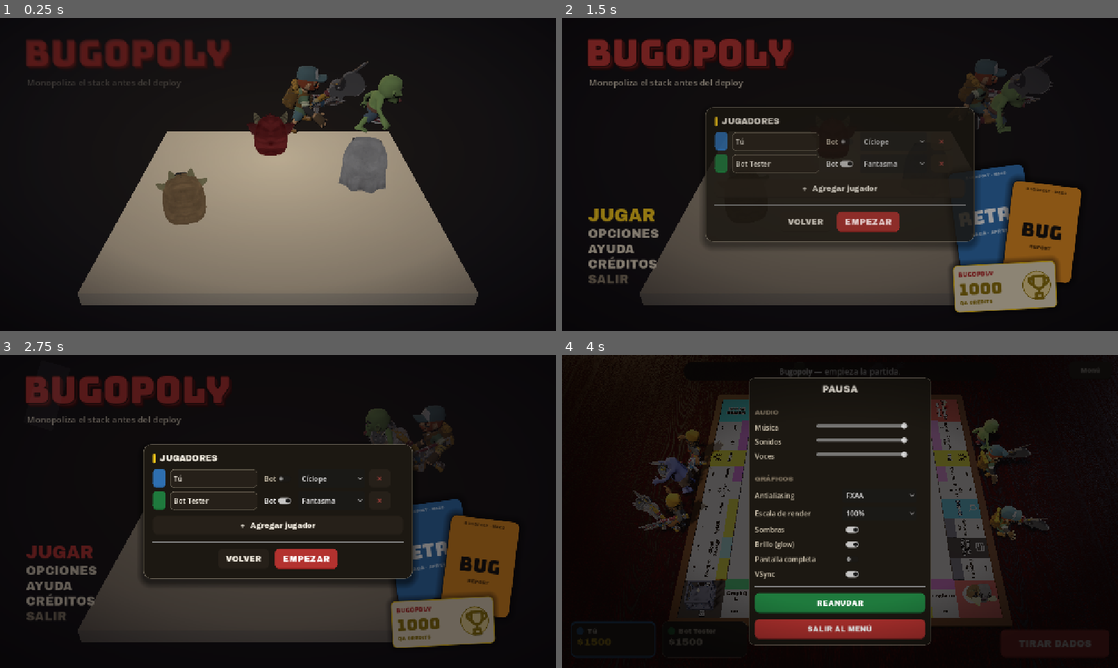
Above: before the commit, frames 1-4 (two rows, left to right).
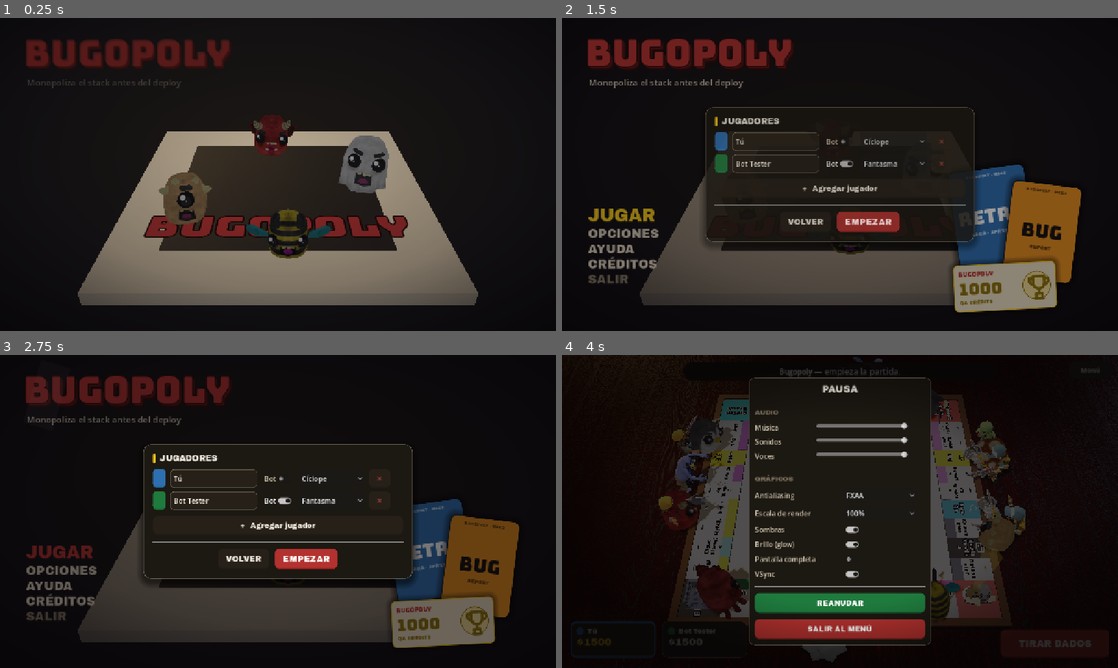
Above: after the commit, the same moments.

Repository: DiegoFernandoLojanTenesaca/BugOpoly
Game: Godot game, scene res://src/world/start_screen.tscn
Same seed, same stepped clock (60 frames per second), same inputs: the game is played once before the commit and once after it.
Inputs (mouse positions are in pixels of both pictures, inside the frame that each line leads up to):
- Up to frame 1 (0.25 s): no input
- Up to frame 2 (1.5 s): move the mouse to (962, 158) at 0.52 s; click (962, 158) at 0.67 s; click "JUGAR" at 1.25 s
- Up to frame 3 (2.75 s): click "JUGAR" at 2 s
- Up to frame 4 (4 s): click "EMPEZAR" at 2.75 s; click "Menú" at 3.5 s

The runs differ from the first frame. In frame 1, 14% of the frame differs, in the area x 25-74%, y 13-77%; in frame 2, 2.5%; in frame 3, 1.8%; in frame 4, 6.2%.

Commit message:
Lote de mejoras: monstruos bailando alrededor del tablero, haz de luz en ficha activa, nombres de casilla más legibles, órbita lenta de cámara, vítor al comprar; menú: monstruos bailan y miran a cámara, plataforma con centro+logo, sin corredores raros; cartas: icono del kit + animación sale-del-mazo; espectadores mirando bien al tablero

Diff:
--- a/src/presentation/board_view.gd
+++ b/src/presentation/board_view.gd
@@ -25,6 +25,7 @@
 var _tokens: Array = []
 var _owner_bars: Dictionary = {}
 var _ring: MeshInstance3D
+var _beam: MeshInstance3D
 var _radar: Node3D
 var _beacon: MeshInstance3D
 var _beacon_t := 0.0
@@ -101,6 +102,7 @@
 
 	_build_frame()
 	_build_decks()
+	_build_monster_crowd()
 
 	for p in state.players:
 		var tok := _make_token(p)
@@ -116,6 +118,26 @@
 	_ring.material_override = _emissive(Color(1.0, 0.9, 0.45))
 	_ring.visible = false
 	add_child(_ring)
+
+	# haz de luz vertical sobre la ficha del turno
+	_beam = MeshInstance3D.new()
+	var beam_mesh := CylinderMesh.new()
+	beam_mesh.top_radius = 0.62
+	beam_mesh.bottom_radius = 0.08
+	beam_mesh.height = 5.2
+	_beam.mesh = beam_mesh
+	var bmat := StandardMaterial3D.new()
+	bmat.albedo_color = Color(1.0, 0.86, 0.34, 0.16)
+	bmat.emission_enabled = true
+	bmat.emission = Color(1.0, 0.82, 0.34)
+	bmat.emission_energy_multiplier = 1.4
+	bmat.transparency = BaseMaterial3D.TRANSPARENCY_ALPHA
+	bmat.shading_mode = BaseMaterial3D.SHADING_MODE_UNSHADED
+	bmat.cull_mode = BaseMaterial3D.CULL_DISABLED
+	bmat.billboard_mode = BaseMaterial3D.BILLBOARD_DISABLED
+	_beam.material_override = bmat
+	_beam.visible = false
+	add_child(_beam)
 
 func _process(delta: float) -> void:
 	if _beacon != null:
@@ -130,11 +152,16 @@
 		_ring.position = Vector3(tok.position.x, TILE_H + 0.04, tok.position.z)
 		var s := 1.0 + sin(_ring_t * 4.5) * 0.09
 		_ring.scale = Vector3(s, 1.0, s)
+		if _beam != null:
+			_beam.position = Vector3(tok.position.x, TILE_H + 2.7, tok.position.z)
+			_beam.rotation.y = _ring_t * 0.8
 
 func set_active(p) -> void:
 	_active_id = p.id
 	if _ring != null:
 		_ring.visible = true
+	if _beam != null:
+		_beam.visible = true
 
 func token_pos(p) -> Vector3:
 	return _tokens[p.id].position
@@ -151,6 +178,22 @@
 		root.add_child(ps.instantiate())
 		root.scale = Vector3(scale, scale, scale)
 	return root
+
+func _build_monster_crowd() -> void:
+	# Monstruos bailando alrededor del tablero (variedad: no solo zombies).
+	var crowd := ["cyclops", "bee", "ghost", "crab", "demon", "penguin", "skull", "panda", "bat", "mushroom"]
+	var cols := [Brand.RED, Brand.GOLD, Brand.GROUP[0], Brand.GROUP[1], Brand.GROUP[2], Brand.GROUP[3], Brand.GROUP[5], Brand.WHITE, Brand.GROUP[4], Brand.GOLD_HI]
+	var r := _outer + 1.4
+	for i in crowd.size():
+		var ang := float(i) / float(crowd.size()) * TAU + 0.39
+		var pos := Vector3(cos(ang) * r, 0, sin(ang) * r)
+		var m := _load_piece_model(crowd[i], cols[i % cols.size()], false, "dance")
+		if m == null:
+			continue
+		m.scale = Vector3(2.6, 2.6, 2.6)
+		m.position = pos
+		m.rotation.y = atan2(-pos.x, -pos.z)  # mira al tablero (+Z al frente)
+		add_child(m)
 
 func _build_diorama() -> void:
 	# Mini "ciudad de software" baja, en fila al FONDO del centro (no tapa el logo).
@@ -284,11 +327,11 @@
 	var label := Label3D.new()
 	label.text = str(tile.get("name", t))
 	label.font = Brand.font_heavy()
-	label.font_size = 58 if corner else 42
+	label.font_size = 66 if corner else 50
 	label.pixel_size = 0.0082
-	label.modulate = Color(0.97, 0.95, 0.90) if dark else Color(0.10, 0.08, 0.06)
-	label.outline_size = 16
-	label.outline_modulate = Color(0, 0, 0, 0.85) if dark else Color(1, 0.99, 0.95, 0.95)
+	label.modulate = Color(0.98, 0.96, 0.92) if dark else Color(0.08, 0.06, 0.05)
+	label.outline_size = 26
+	label.outline_modulate = Color(0, 0, 0, 0.9) if dark else Color(1, 0.99, 0.95, 0.98)
 	label.position = pos + inward * (CORNER * 0.06) + Vector3(0, TILE_H + 0.08, 0)
 	label.rotation_degrees = Vector3(-90, side * 90.0, 0)
 	label.width = 340 if corner else 200
@@ -663,7 +706,7 @@
 	root.add_child(_blob_shadow())
 	return root
 
-func _load_piece_model(shape: String, color: Color, with_pedestal := true) -> Node3D:
+func _load_piece_model(shape: String, color: Color, with_pedestal := true, anim := "idle") -> Node3D:
 	var inst: Node = null
 	# 1) si Godot lo tiene importado, usar la escena (rápido)
 	for ext in [".glb", ".gltf"]:
@@ -696,7 +739,7 @@
 		var list := ap.get_animation_list()
 		var pick := ""
 		for a in list:
-			if "idle" in str(a).to_lower():
+			if anim in str(a).to_lower():
 				pick = a
 				break
 		if pick == "" and not list.is_empty():
--- a/src/presentation/camera_rig.gd
+++ b/src/presentation/camera_rig.gd
@@ -14,6 +14,7 @@
 var _t_center := Vector3.ZERO
 var _t_dist := DIST_OVERVIEW
 var _shake := 0.0
+var _orbit_t := 0.0
 
 func shake(amt := 0.2) -> void:
 	_shake = maxf(_shake, amt)
@@ -30,6 +31,11 @@
 	_center = _center.lerp(_t_center, k)
 	_dist = lerpf(_dist, _t_dist, k)
 	_shake = move_toward(_shake, 0.0, delta * 0.9)
+	# órbita lenta y sutil del tablero (da vida sin marear)
+	_orbit_t += delta
+	var az := sin(_orbit_t * 0.11) * 0.10
+	var cp := cos(deg_to_rad(PITCH))
+	_dir = Vector3(sin(az) * cp, sin(deg_to_rad(PITCH)), cos(az) * cp).normalized()
 	_apply()
 
 func _apply() -> void:
--- a/src/presentation/decor.gd
+++ b/src/presentation/decor.gd
@@ -41,7 +41,7 @@
 		return
 	n.position = pos
 	add_child(n)
-	n.look_at(Vector3(0, pos.y, 0), Vector3.UP)  # mira al tablero
+	n.rotation.y = atan2(-pos.x, -pos.z)  # mira al tablero (+Z al frente)
 
 func _chase(survivor: String, zombie: String, z: float, speed: float, phase: float, range: float) -> void:
 	_runner(_load_char(survivor, "Run", 2.4), z, speed, phase, range)
--- a/src/ui/hud.gd
+++ b/src/ui/hud.gd
@@ -518,9 +518,10 @@
 	sub_l.horizontal_alignment = HORIZONTAL_ALIGNMENT_CENTER
 	vb.add_child(sub_l)
 
-	var spacer_mid := Control.new()
-	spacer_mid.size_flags_vertical = Control.SIZE_EXPAND_FILL
-	vb.add_child(spacer_mid)
+	var icon_wrap := CenterContainer.new()
+	icon_wrap.size_flags_vertical = Control.SIZE_EXPAND_FILL
+	icon_wrap.add_child(_deed_icon("bug" if bug else "refresh", ink if bug else Brand.GOLD, 136))
+	vb.add_child(icon_wrap)
 
 	var body := PanelContainer.new()
 	var bsb := StyleBoxFlat.new()
@@ -540,15 +541,17 @@
 	text_l.custom_minimum_size = Vector2(300, 0)
 	body.add_child(text_l)
 
-	# animación de entrada + auto-cierre
+	# animación: sale del mazo (esquina, chica) y viene grande al centro/pantalla
+	center.position = Vector2(330, 230)
 	card.pivot_offset = card.custom_minimum_size * 0.5
-	card.scale = Vector2(0.7, 0.7)
-	card.rotation = deg_to_rad(-5)
+	card.scale = Vector2(0.12, 0.12)
+	card.rotation = deg_to_rad(-14)
 	root.modulate.a = 0.0
 	var tw := create_tween()
 	tw.tween_property(root, "modulate:a", 1.0, 0.18)
-	tw.parallel().tween_property(card, "scale", Vector2.ONE, 0.34).set_trans(Tween.TRANS_BACK).set_ease(Tween.EASE_OUT)
-	tw.parallel().tween_property(card, "rotation", 0.0, 0.34).set_trans(Tween.TRANS_BACK).set_ease(Tween.EASE_OUT)
+	tw.parallel().tween_property(center, "position", Vector2.ZERO, 0.5).set_trans(Tween.TRANS_CUBIC).set_ease(Tween.EASE_OUT)
+	tw.parallel().tween_property(card, "scale", Vector2.ONE, 0.5).set_trans(Tween.TRANS_BACK).set_ease(Tween.EASE_OUT)
+	tw.parallel().tween_property(card, "rotation", 0.0, 0.5).set_trans(Tween.TRANS_BACK).set_ease(Tween.EASE_OUT)
 	tw.tween_interval(2.3)
 	tw.tween_callback(_dismiss_card)
 
--- a/src/world/main.gd
+++ b/src/world/main.gd
@@ -328,6 +328,7 @@
 			board_view.burst_confetti(board_view.tile_world(idx), p.color)
 			_rig.shake(0.16)
 			AudioManager.play("buy")
+			AudioManager.play("win", -11.0)
 			_float(p, -price)
 			hud.log_line("%s compra %s (-$%d)." % [p.pname, tname, price])
 	elif owner == p.id:
--- a/src/world/start_screen.gd
+++ b/src/world/start_screen.gd
@@ -362,24 +362,43 @@
 	pmat.roughness = 0.9
 	plat.material_override = pmat
 	vp.add_child(plat)
-	# monstruos parados mirando a la cámara (idle, sin girar)
+
+	# centro oscuro + logo en la plataforma (que no quede blanca/plana)
+	var pcenter := MeshInstance3D.new()
+	var pcm := BoxMesh.new()
+	pcm.size = Vector3(4.7, 0.04, 4.7)
+	pcenter.mesh = pcm
+	pcenter.position = Vector3(0, 0.01, 0)
+	var pcmat := StandardMaterial3D.new()
+	pcmat.albedo_color = Color("17120d")
+	pcmat.roughness = 0.7
+	pcenter.material_override = pcmat
+	vp.add_child(pcenter)
+	var plogo := Label3D.new()
+	plogo.text = "BUGOPOLY"
+	plogo.font = Brand.font_display()
+	plogo.font_size = 120
+	plogo.pixel_size = 0.0082
+	plogo.modulate = Brand.RED
+	plogo.outline_size = 16
+	plogo.outline_modulate = Color("1c0807")
+	plogo.position = Vector3(0, 0.05, 1.6)
+	plogo.rotation_degrees = Vector3(-90, 0, 0)
+	vp.add_child(plogo)
+	# monstruos bailando, mirando a la cámara (+Z al frente)
 	var bv := BoardView.new()
-	var spots := [["cyclops", Vector3(-2.0, 0, 1.3)], ["ghost", Vector3(2.1, 0, -0.2)], ["demon", Vector3(-0.2, 0, -2.0)]]
+	var spots := [["cyclops", Vector3(-2.0, 0, 1.3)], ["ghost", Vector3(2.1, 0, -0.2)], ["demon", Vector3(-0.2, 0, -2.0)], ["bee", Vector3(0.2, 0, 2.2)]]
 	var mi := 0
 	for sp in spots:
-		var m: Node3D = bv._load_piece_model(sp[0], Brand.RED, false)
+		var pos: Vector3 = sp[1]
+		var m: Node3D = bv._load_piece_model(sp[0], Brand.RED, false, "dance")
 		if m != null:
-			var pos: Vector3 = sp[1]
 			m.position = pos
+			m.rotation.y = atan2(-pos.x, 9.0 - pos.z)  # mira a la cámara
 			vp.add_child(m)
-			m.look_at(Vector3(0, pos.y, 9.0), Vector3.UP)
 			_scene_mons.append({"node": m, "y0": pos.y, "phase": float(mi) * 1.3})
 		mi += 1
 	bv.free()
-
-	# persecución corriendo detrás del tablero
-	_bg_run(vp, "shaun", 0.0)
-	_bg_run(vp, "zombie_basic", 0.5)
 
 func _bg_run(vp: SubViewport, name: String, phase: float) -> void:
 	var n := _bg_load_char(name)
